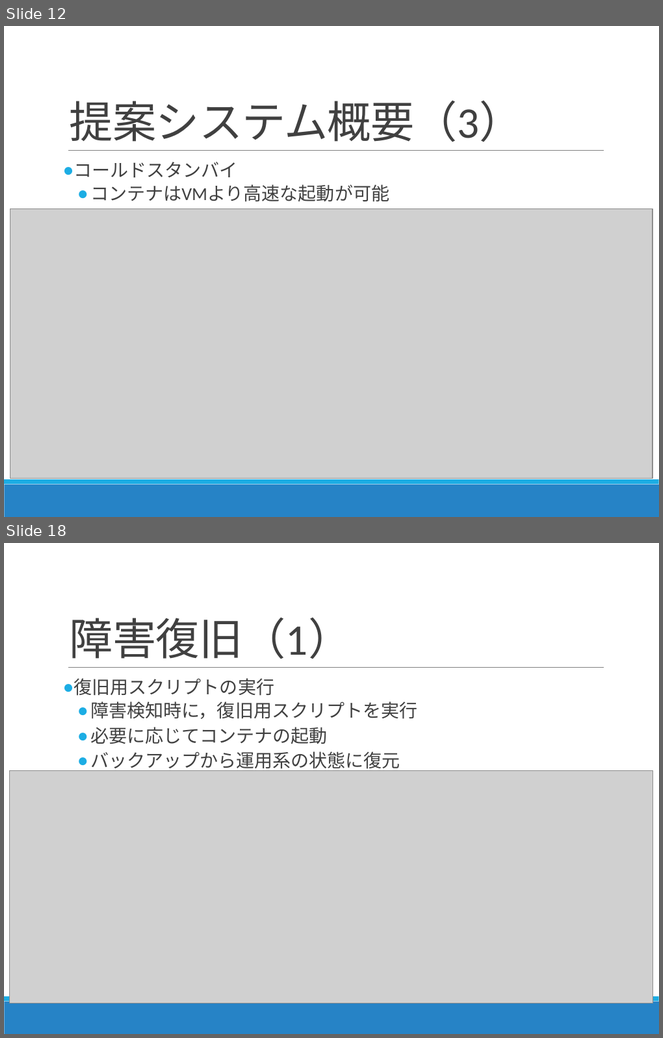
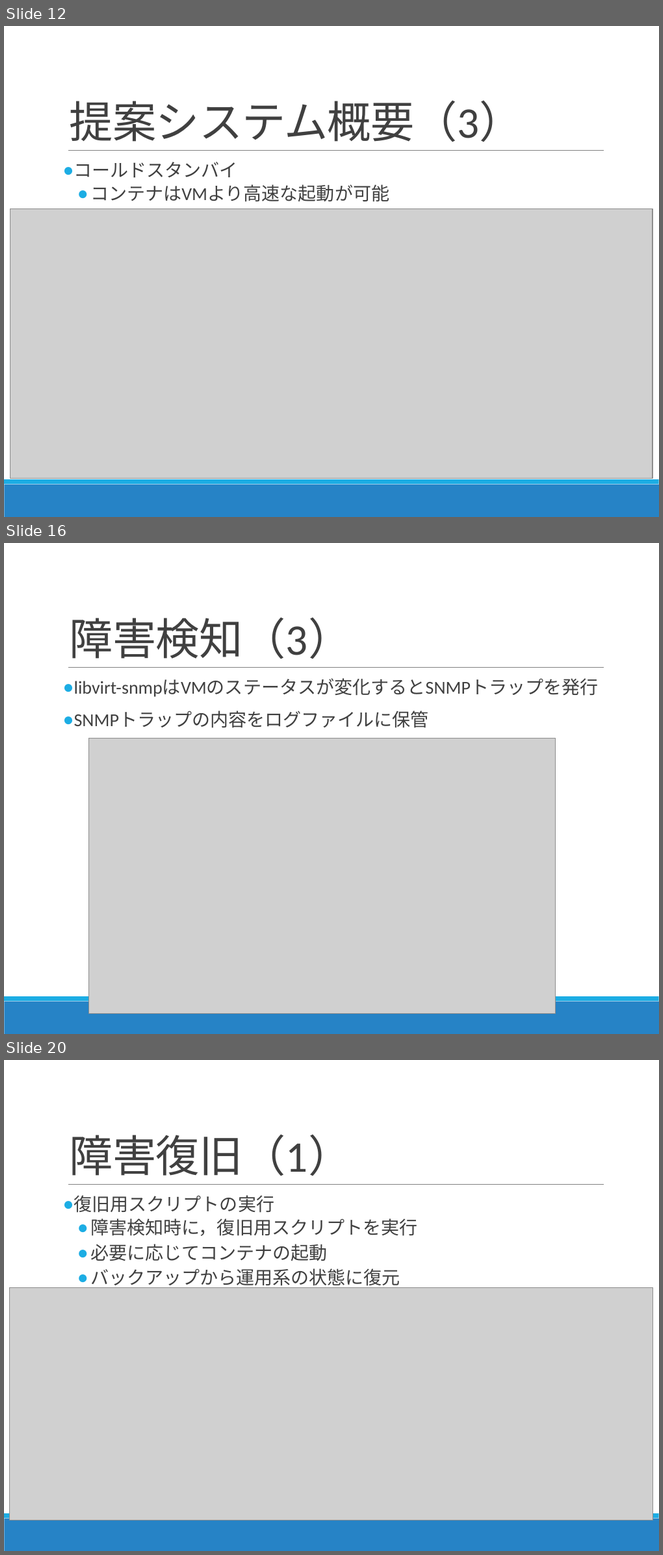
Before and after one commit to Kota0823/Document, a slide deck: 輪講2019-1_鈴木洸太.pptx. Shown one above the other, each under a label of ours: slides 12 and 18 before the commit, slides 12, 16 and 20 after it; the slides between them are not shown. The pictures are 663x1038 and 663x1555 pixels, drawn with LibreOffice and Linux fonts; fonts in the diff are those of the drawing; grey boxes stand for pictures. Boxes give left, top, right and bottom in pixels: in the first picture for what was removed or moved away, otherwise in the second. Text is boxed around its words. In the diff, an @@ line names an element or a change of style, - is before the commit and + after.

```diff
--- a/輪講2019-1_鈴木洸太.pptx
+++ b/輪講2019-1_鈴木洸太.pptx
@@ slide 16 added at [4,543,659,1034], background #FFFFFF; not listed: 3 template elements that a slide beside it also shows @@
@@ title added at [70,617,352,659], 48 pt, text #404040 @@
+障害検知（3）
@@ text added at [74,679,599,728], 20 pt, text #404040 @@
+● libvirt-snmpはVMのステータスが変化するとSNMPトラップを発行
+● SNMPトラップの内容をログファイルに保管
@@ picture added at [89,738,556,1014] @@
@@ what was slide 18 is now slide 20 @@
```
Also in this commit, not shown: 6 slides changed, 3 other slides added, 3 other files.
